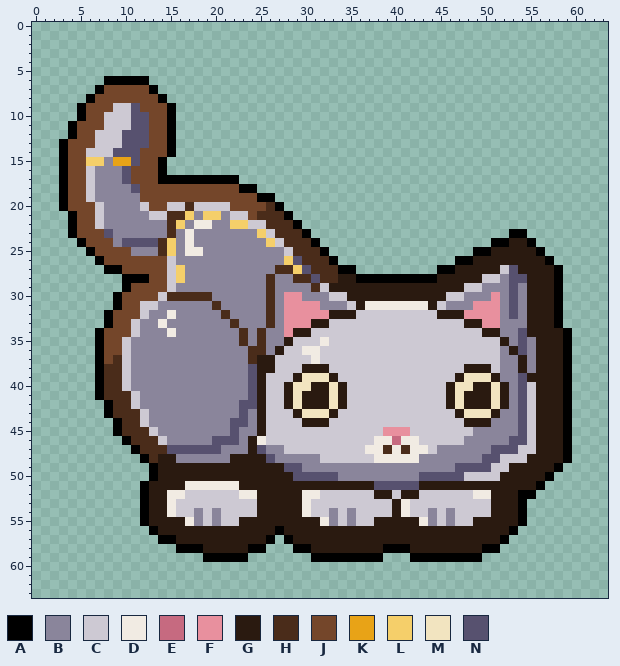
One commit to this pixel-art file: aseprite-source/catfish/test/cf-overlays-stalk.aseprite. That is the earlier state.
64x64 pixels, 1 frame.
Palette (. is transparent): A #000000  B #8a859b  C #cdc9d3  D #f1ebe3  E #c66a80  F #e8909e  G #2a1a10  H #4a2c1a  J #74462a  K #e8a317  L #f5cf6a  M #f2e4c0  N #57516f
Pixels before (only the part around the change), first column x 0:
12 ....AJJCCCNNNJJA...........................
13 ...AJJJCCCNNNJJA...........................
14 ...AJJCCCNNNJJJA...........................
15 ...AJJLLBKKNJJA............................
16 ...AJJCBBBNJJJA............................
17 ...AJJCBBBNJJJAAAAAAAAA....................
18 ...AJJCBBBBNJJJJJJJJJJJAA..................
19 ...AJJCBBBBBJJJJJJJJJJJJJAA................
20 ...AJJJCBBBBCJJCCHCCCCJJJJHA...............
21 ....AJJCBBBBBCCHHLBLLBCCJHHHA..............
22 ....AJJCBBBBBBBHLBDDBBLLCCHHHA.............
23 ....AJJJNBBBBBBHBDBBBBBBBLCHHHA............
24 .....AJJJBNNNNHLBDBBBBBBBBLCHHHA...........
25 ......AJJJJBBBHLBDDBBBBBBBBBCHHHA..........
26 .......AJJJJJJJCBBBBBBBBBBBBLNHHHA.........
27 ........AAJJJJJCLBBBBBBBBBBHHLNHHHAA.......
28 ..........AAAJJCLBBBBBBBBBHBBHHNHHGGAAAAAAA
29 ..........AJJJJCBBBBBBBBBBHBBBBHCGGGGGGGGGG
30 .........AJJJJCHHHHHBBBBBBHBFFBBBCCGGGGGGGG
31 .........AJJCCBBBBBBHBBBBBHBFFFFBBBCGDDDDDD
32 ........AJJJCBBDBBBBBHBBBBHBFFFFFGGGCCCCCCC
33 ........AJJCBBDBBBBBBBHBBBHBFFFGGCCCCCCCCCC
34 .......AJJJCBBBDBBBBBBBHBHBBFGGCCCCCCCCCCCC
35 .......AJJCBBBBBBBBBBBBHBHBBGCCCDCCCCCCCCCC
36 .......AJJCBBBBBBBBBBBBBHHBGCCDDCCCCCCCCCCC
37 .......AJHCBBBBBBBBBBBBBHGGCCCCDCCCCCCCCCCC
38 .......AHHCBBBBBBBBBBBBBNGGCCCGGGCCCCCCCCCC
39 .......AHHCBBBBBBBBBBBBBNGCCCGMMMGCCCCCCCCC
40 .......AHHCBBBBBBBBBBBBBNGCCGMMGGMGCCCCCCCC
41 .......AHHHCBBBBBBBBBBBBNGCCGMGGGMGCCCCCCCC
42 ........AHHCBBBBBBBBBBBNNGCCGMGGGMGCCCCCCCC
43 ........AHHHCBBBBBBBBBBNBGCCCGMMMGCCCCCCCCC
44 .........AHHCBBBBBBBBBNNBGCCCCGGGCCCCCCCCCC
45 .........AHHHCBBBBBBBBNBBGCCCCCCCCCCCCCFFFC
46 ..........AHHHCBBBBBNNNBGDCCCCCCCCCCCCDDEDD
47 ...........AHHHNNNNNNBBBGNBBCCCCCCCCCDDHDHD
48 ............AHGGBBBBBBGGGGNBBBBBCCCCCCDDDDD
49 .............AGGGGGGGGGGGGGGNNBBBBBBBBBBBBB
50 .............AGGGGGGGGGGGGGGGNNNNNBBBBBBBBB
51 ............AGGGGDDDDDDGGGGGGGGGGGGGGGNNNNN
52 ............AGGDDCCCCCCDDGGGGGDDCCCCCCGGCGG
53 ............AGGDCCCCCCCCCGGGGGDCCCCCCCCCGDC
54 ............AGGDCCBCBCCCCGGGGGDCCBCBCCCCGDC
55 ............AGGGGDBCBCCGGGGGGGGGDBCBCCGGGGG
56 .............AGGGGGGGGGGGGGAGGGGGGGGGGGGGGG
57 ..............AAGGGGGGGGGGA.AGGGGGGGGGGGGGG
58 ................AAAGGGGGAA...AAGGGGGGGGAAAG
59 ...................AAAAA.......AAAAAAAA...A
60 ...........................................
61 ...........................................
62 ...........................................
63 ...........................................
And afterwards:
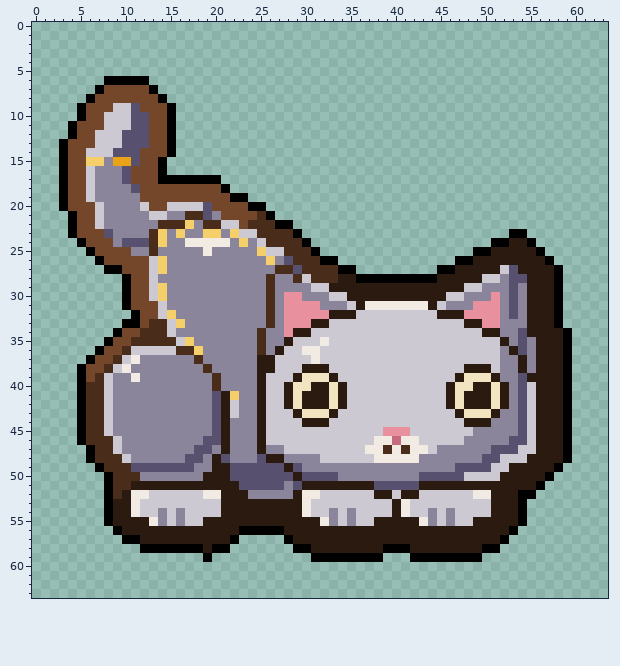
The edit:
Changed rows in their new state; - is an unchanged pixel.
Layer "cf-cat-grey-stalk":
first column x 5:
17 ----------------..----------
18 ----------------A...--------
19 -----------------AA...------
20 ------------C-NJJ--AA..-----
21 ----------BBHHNBJJJ--A..----
22 ---------H-HLBHHCCJHH-AA.---
23 --------HLBLB-LL-LCCHH--A.--
24 --------HLB--DDDD-L-CHH--A.-
25 --------HBB-BBD-----LCCH--A.
26 --------CLB----------L-NH--A
27 --------CLBB------------NH--
28 ------JJCBBB-------------CH-
29 --------CLB---------------C-
30 ----.A--CLBBBBB-------------
31 ----.A-JJC-----B------------
32 ---...AJJCL-----B-----------
33 ---..AAJHHCL-----B----------
34 --..A-JHHHC-------B---------
35 --.A-JHHHHHCL-----B---------
36 -----HCCCCCHHL-----B--------
37 -AJ---D------H-----B--------
38 AJJ-CD--------H----B--------
39 AJHCBBD--------H---B--------
40 AHHCBB---------H---B--------
41 AHHCBBB--------NGL-B--------
42 AHHCBBB--------NGCBB--------
43 AHHCBBBB-------NGCB---------
44 AHHCBBBB-------NGBB---------
45 AHHCBBBBB------NGB----------
46 AHHHCBBBBB----N-GB-BG-------
47 -AHHCBBBBBBBB--BG--BG-------
48 -AHHHCBBBBB-NN-GNBBBNGG-----
49 --AHHHNNNNNNNBB--NNNNNNG----
50 ---AHHHBBBBBBB---NNNNNNNG---
51 ---AHHGG----GGGGGGNNNNNBN---
52 ---AHGDDCCCC--DDGGGBBBBB----
53 ---AGGDCCCC-----GGGG--------
54 ---AGGDCCBCB-C-CGGGG--------
55 ---AGGGGDBCBCCGGGG----------
56 ----AGGGG---------AAAA------
57 -----AAGGGG------A....------
58 -------AAAA----AA....-------
59 ---------------....---------
Boxes around the changes in both pictures, in picture pixels (x1, y1, x2, y2):
changed: (77, 175, 329, 562)
